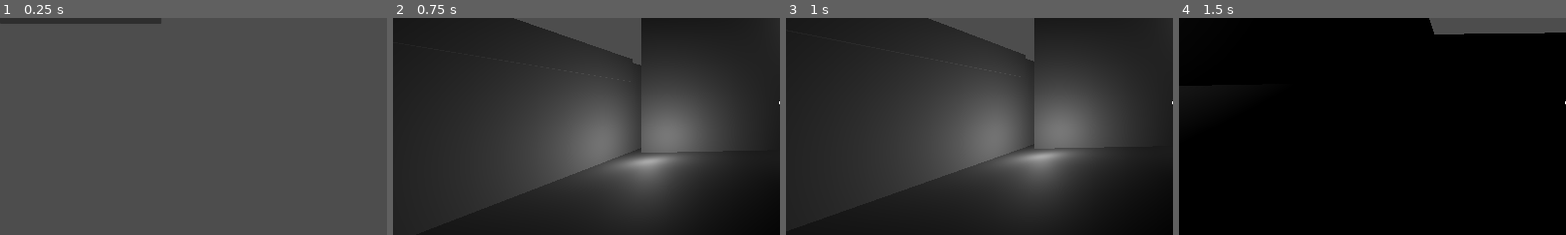
Above: before the commit, frames 1-4 (left to right).
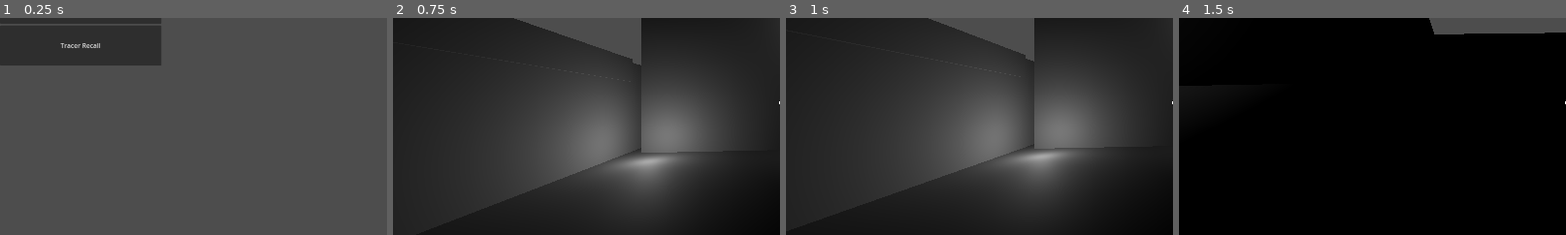
Above: after the commit, the same moments.

Repository: damikdk/fifth-try
Game: Godot game, scene res://Menu/MainMenu.tscn
The game is run twice, just before and just after one commit, with the same random seed, the same clock (stepped at 60 frames per second) and the same inputs.
Inputs (mouse positions are % of the whole screen's width and height, from its top left):
- Up to frame 1 (0.25 s): no input
- Up to frame 2 (0.75 s): click "Dishonored Teleport" at 0.5 s
- Up to frame 3 (1 s): no input
- Up to frame 4 (1.5 s): tap Enter at 1.25 s; move the mouse to (55, 50) at 1.27 s; hold W (move_forward) from 1.28 s (still down); right-click (55, 50) at 1.35 s
The pictures show only the part of the screen within x 0-50%, y 31-80%; the shares and areas given below are measured in that part.

The runs differ from the first frame. In frame 1, 7.6% of the frame differs, in the area x 0-42%, y 3-22%; in frame 2, nothing differs; in frame 3, nothing differs; in frame 4, nothing differs.

Commit message:
Refactor a bit, add level for Tracer Recall

Diff:
--- /dev/null
+++ b/Levels/WorldTracerRecall.tscn
@@ -0,0 +1,54 @@
+[gd_scene load_steps=3 format=3 uid="uid://c02mhq0gtay5p"]
+
+[ext_resource type="PackedScene" uid="uid://yi6wcrfubii3" path="res://Characters/FPS.tscn" id="1_vfe35"]
+[ext_resource type="Script" path="res://Characters/Dash.gd" id="2_7mk8o"]
+
+[node name="World" type="Node3D"]
+
+[node name="FPS" parent="." instance=ExtResource("1_vfe35")]
+transform = Transform3D(-0.99508, 0, 0.0990766, 0, 1, 0, -0.0990766, 0, -0.99508, -1.53983, 2.86454, -9.97786)
+script = ExtResource("2_7mk8o")
+dash_speed = 50
+dash_duration = 0.1
+
+[node name="Floor" type="CSGBox3D" parent="."]
+transform = Transform3D(2.0682, 0, 0, 0, 1.00691, 0, 0, 0, 2.0121, -0.0521376, 0.110149, -5.9057)
+use_collision = true
+size = Vector3(10, 1, 10)
+
+[node name="CSGBox3D6" type="CSGBox3D" parent="."]
+transform = Transform3D(1, 0, 0, 0, 0.113585, 0, 0, 0, 1, -2.87788, 2.74739, -2.11211)
+use_collision = true
+size = Vector3(1, 10, 10)
+
+[node name="CSGBox3D8" type="CSGBox3D" parent="."]
+transform = Transform3D(1, 0, 0, 0, 0.0815011, 0, 0, 0, 0.465921, 2.74484, 1.78731, -3.39246)
+use_collision = true
+size = Vector3(1.55538, 10, 10)
+
+[node name="CSGBox3D10" type="CSGBox3D" parent="."]
+transform = Transform3D(1, 0, 0, 0, 0.0584799, 0, 0, 0, 0.217082, -0.241123, 2.69943, -4.8263)
+use_collision = true
+size = Vector3(1.55538, 10, 14.4019)
+
+[node name="CSGBox3D7" type="CSGBox3D" parent="."]
+transform = Transform3D(-4.37114e-08, 0, 1, 0, 0.118598, 0, -1, 0, -4.37114e-08, -0.66503, 1.22249, 2.69421)
+use_collision = true
+size = Vector3(1, 10, 10)
+
+[node name="CSGBox3D9" type="CSGBox3D" parent="."]
+transform = Transform3D(3, 0, 0, 0, 0.0779947, 0, 0, 0, 1, 7.24613, 1.02696, -2.16012)
+use_collision = true
+size = Vector3(1, 10, 10)
+
+[node name="OmniLight3D3" type="OmniLight3D" parent="."]
+transform = Transform3D(1, 0, 0, 0, 1, 0, 0, 0, 1, -5.95558, 5.19198, 0.00867844)
+omni_range = 9.84264
+
+[node name="OmniLight3D2" type="OmniLight3D" parent="."]
+transform = Transform3D(1, 0, 0, 0, 1, 0, 0, 0, 1, 3.16981, 2.59599, 0.824365)
+omni_range = 9.84264
+
+[node name="OmniLight3D" type="OmniLight3D" parent="."]
+transform = Transform3D(1, 0, 0, 0, 1, 0, 0, 0, 1, 4.14334, 3.3069, -7.11638)
+omni_range = 9.84264
--- a/Menu/ButtonDash.gd
+++ b/Menu/ButtonDash.gd
@@ -1,4 +1,4 @@
 extends Button
 
 func _on_pressed():
-	get_tree().change_scene_to_file("res://PlaygroundDash.tscn")
+	get_tree().change_scene_to_file("res://Levels/WorldDash.tscn")
--- a/Menu/ButtonDishonoredTP.gd
+++ b/Menu/ButtonDishonoredTP.gd
@@ -1,4 +1,4 @@
 extends Button
 
 func _on_pressed():
-	get_tree().change_scene_to_file("res://Playground.tscn")
+	get_tree().change_scene_to_file("res://Levels/WorldDishonoredTP.tscn")
--- /dev/null
+++ b/Menu/ButtonTracerRecall.gd
@@ -0,0 +1,4 @@
+extends Button
+
+func _on_pressed():
+	get_tree().change_scene_to_file("res://Levels/WorldTracerRecall.tscn")
--- a/Menu/MainMenu.tscn
+++ b/Menu/MainMenu.tscn
@@ -1,8 +1,9 @@
-[gd_scene load_steps=4 format=3 uid="uid://croh78y1j0prf"]
+[gd_scene load_steps=5 format=3 uid="uid://croh78y1j0prf"]
 
 [ext_resource type="Script" path="res://Menu/MainMenu.gd" id="1_1asig"]
 [ext_resource type="Script" path="res://Menu/ButtonDishonoredTP.gd" id="1_unfvl"]
 [ext_resource type="Script" path="res://Menu/ButtonDash.gd" id="3_cenk1"]
+[ext_resource type="Script" path="res://Menu/ButtonTracerRecall.gd" id="4_jux3v"]
 
 [node name="MainMenu" type="Control"]
 layout_mode = 3
@@ -44,5 +45,13 @@
 "
 script = ExtResource("3_cenk1")
 
+[node name="ButtonTracerRecall" type="Button" parent="ScrollContainer/VBoxContainer"]
+custom_minimum_size = Vector2(0, 100)
+layout_mode = 2
+size_flags_horizontal = 3
+text = "Tracer Recall"
+script = ExtResource("4_jux3v")
+
 [connection signal="pressed" from="ScrollContainer/VBoxContainer/ButtonDishonoredTP" to="ScrollContainer/VBoxContainer/ButtonDishonoredTP" method="_on_pressed"]
 [connection signal="pressed" from="ScrollContainer/VBoxContainer/ButtonDash" to="ScrollContainer/VBoxContainer/ButtonDash" method="_on_pressed"]
+[connection signal="pressed" from="ScrollContainer/VBoxContainer/ButtonTracerRecall" to="ScrollContainer/VBoxContainer/ButtonTracerRecall" method="_on_pressed"]
Renamed: PlaygroundDash.tscn -> Levels/WorldDash.tscn
Not shown: 4 places in Levels/WorldDishonoredTP.tscn that only renumber resources
